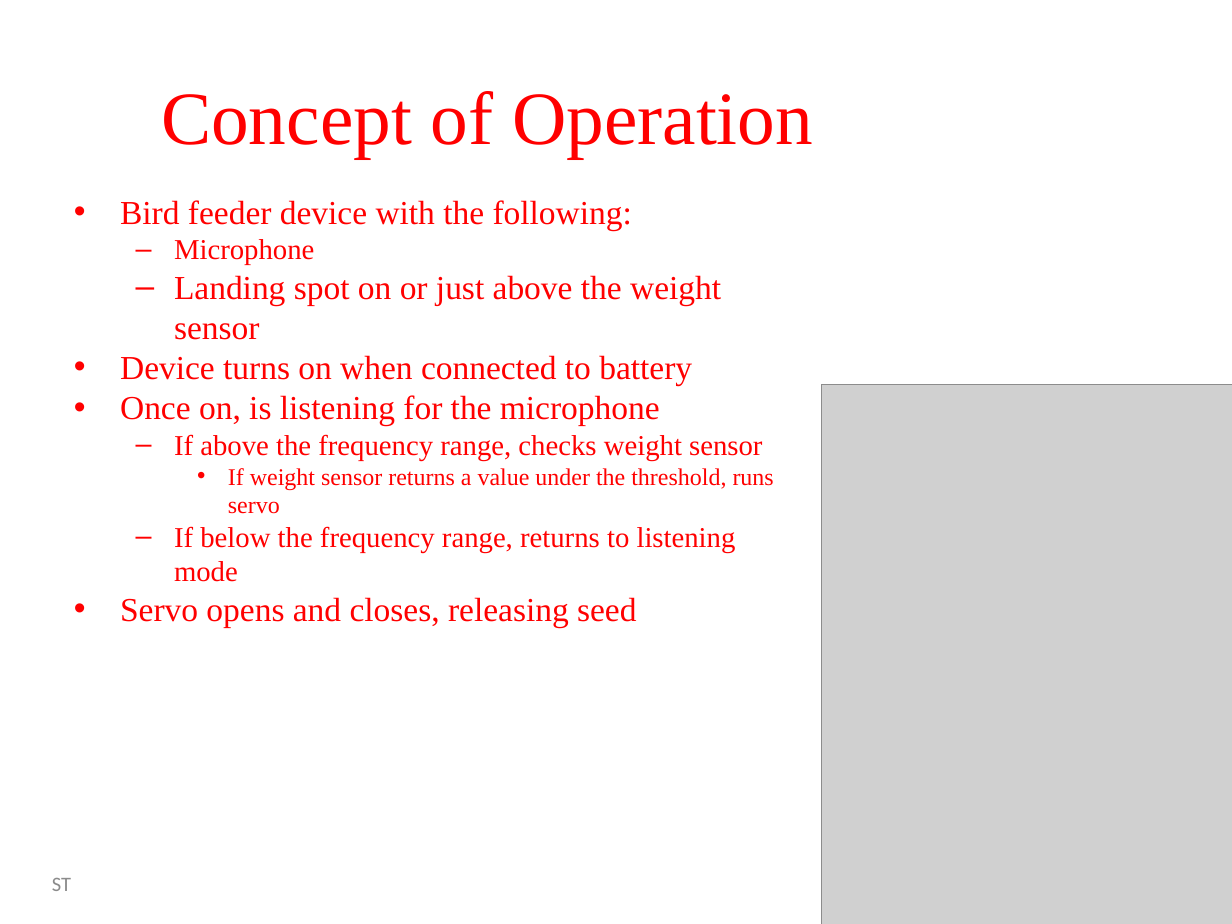
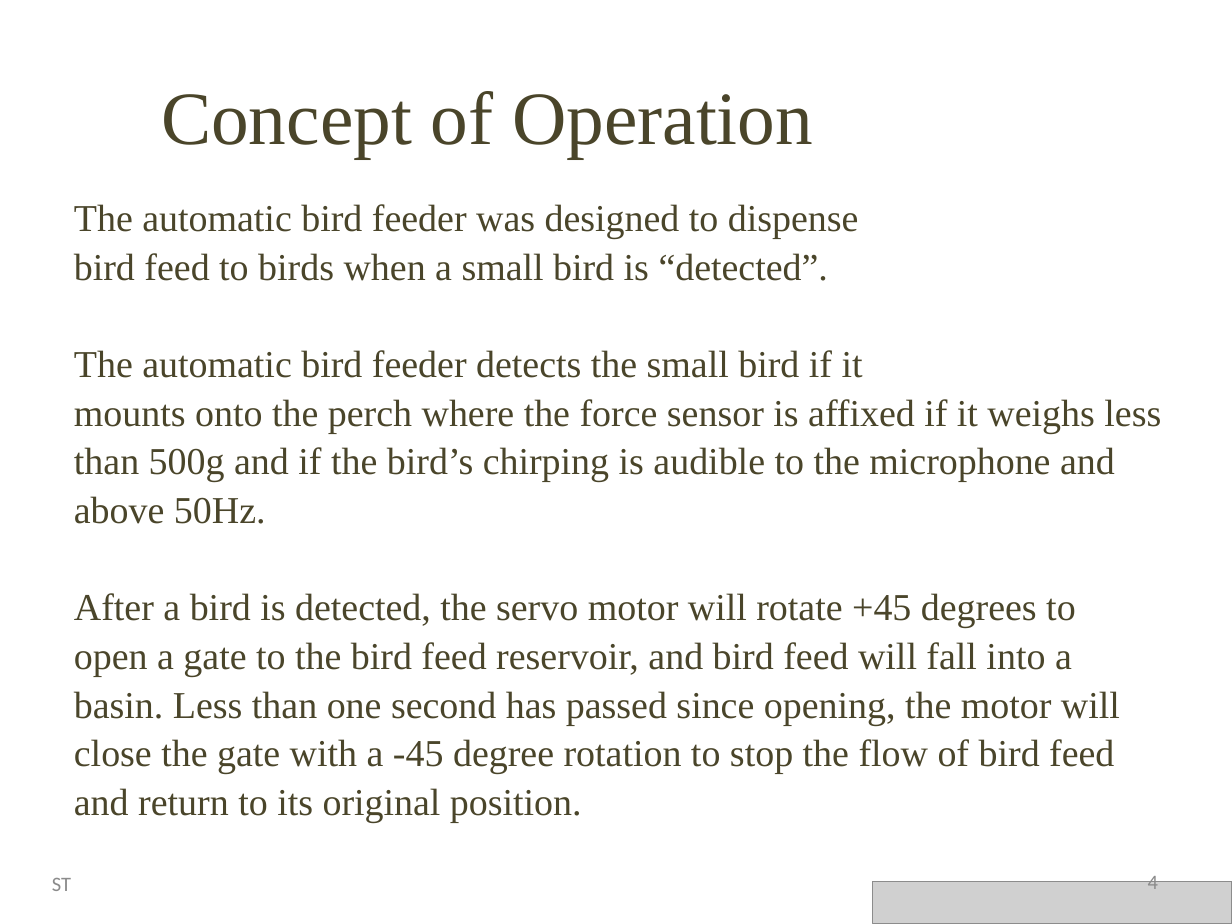
Before and after one commit to Stevie-Nicks-and-the-Xaybanha-Zhous/SelectiveBirdFeeder, a slide deck: slide 4 of Smart_Bird_Feeder_Presentation.pptx. Drawn at 1232x924 pixels with LibreOffice and Linux fonts; fonts in the diff are those of the drawing; grey boxes stand for pictures; background and template pictures are left out. Boxes give left, top, right and bottom in pixels: in the first picture for what was removed or moved away, otherwise in the second. Text is boxed around its words. In the diff, an @@ line names an element or a change of style, - is before the commit and + after.

Commit message:
Add files via upload
Added Calvin's slides. Just need to finish the level 1 block diagram and Nick's code and his state diagram.

```diff
--- a/Smart_Bird_Feeder_Presentation.pptx
+++ b/Smart_Bird_Feeder_Presentation.pptx
@@ title "Concept of Operation" at <box>161,91,813,158</box>: text colour #FF0000 to #4A452A @@
@@ text at <box>74,204,1161,823</box>: text changed; size 19.6 to 22.2 pt; text colour #FF0000 to #4A452A @@
-• Bird feeder device with the following:
-  – Microphone
-  – Landing spot on or just above the weight sensor
-• Device turns on when connected to battery
-• Once on, is listening for the microphone
-  – If above the frequency range, checks weight sensor
-    • If weight sensor returns a value under the threshold, runs servo
-  – If below the frequency range, returns to listening mode
-• Servo opens and closes, releasing seed
+The automatic bird feeder was designed to dispense
+bird feed to birds when a small bird is “detected”.
+The automatic bird feeder detects the small bird if it
+mounts onto the perch where the force sensor is affixed if it weighs less
+than 500g and if the bird’s chirping is audible to the microphone and
+above 50Hz.
+After a bird is detected, the servo motor will rotate +45 degrees to
+open a gate to the bird feed reservoir, and bird feed will fall into a
+basin. Less than one second has passed since opening, the motor will
+close the gate with a -45 degree rotation to stop the flow of bird feed
+and return to its original position.
@@ picture removed at <box>822,384,1232,924</box> @@
@@ picture added at <box>872,882,1232,924</box> @@
@@ page number added at <box>1148,872,1158,889</box>, 12 pt, text #8C8C8C @@
+4
```
Also in this commit, not shown: 3 other slides changed.
